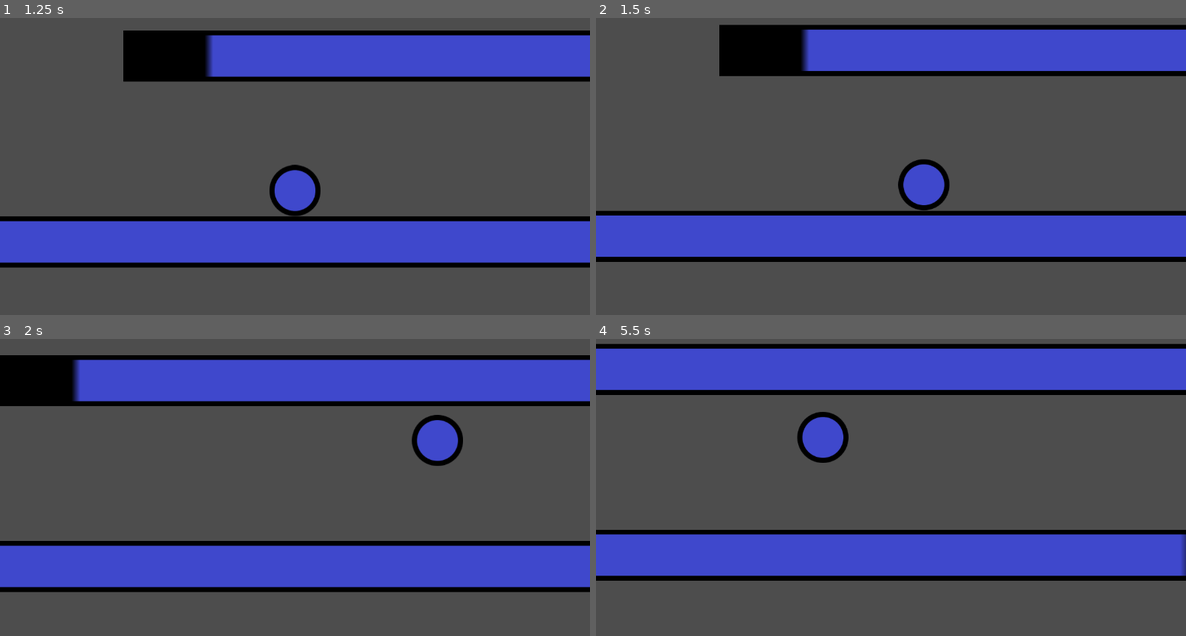
Above: before the commit, frames 1-4 (two rows, left to right).
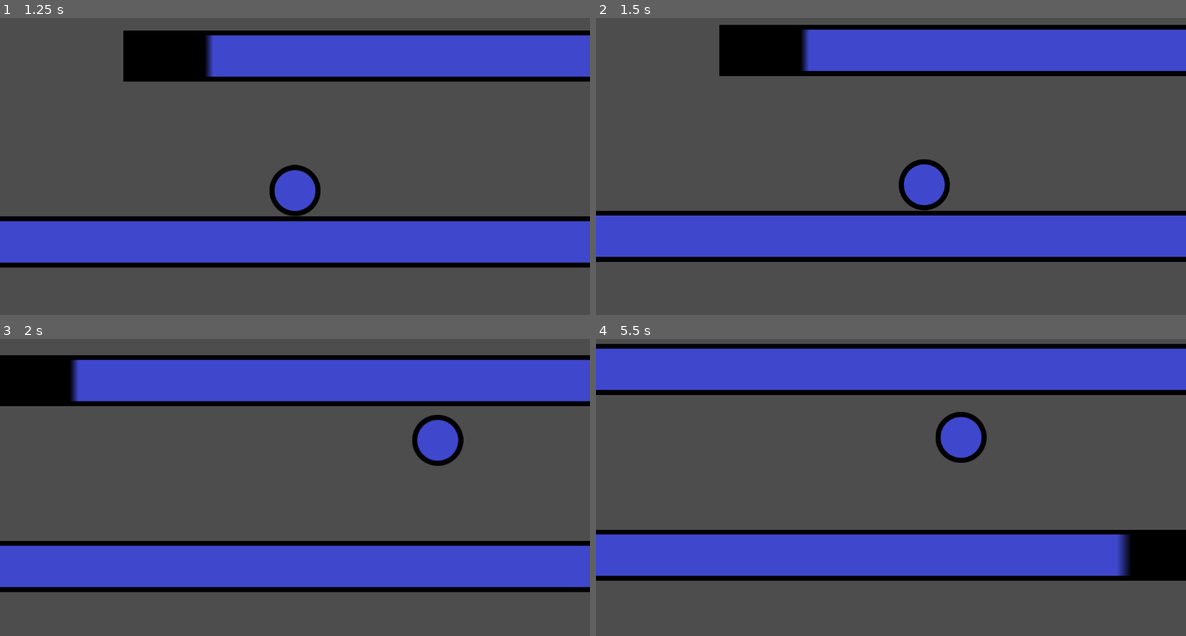
Above: after the commit, the same moments.

Repository: MetalBoy0/Bulgeon
Game: Godot game, scene res://Main Menu/MainMenu.tscn
Same seed, same stepped clock (60 frames per second), same inputs: the game is played once before the commit and once after it.
Inputs:
- Up to frame 1 (1.25 s): click "Start" at 0.5 s
- Up to frame 2 (1.5 s): hold D (move_right) from 1.28 s (still down)
- Up to frame 3 (2 s): keep holding D (move_right); tap W (jump) at 1.52 s
- Up to frame 4 (5.5 s): tap W (jump) at 2.27, 3.77, 4.52, 5.27 s; release D (move_right) at 2.78 s; hold A (move_left) 2.78-3.53 s; hold D (move_right) 3.53-5.03 s; hold A (move_left) from 5.03 s (still down)

Frame 1 is identical in both runs. In frame 2, less than 0.1% of the frame differs, in the area x 51-60%, y 48-64%; in frame 3, 0.2%; in frame 4, 4.0%, in the area x 34-100%, y 24-80%.

Commit message:
Tweaked drag to replace stopping movement

Diff:
--- a/Main.tscn
+++ b/Main.tscn
@@ -20,7 +20,7 @@
 acceleration = 50.0
 gravity = 1000.0
 jumpForce = 700.0
-drag = 0.2
+drag = 5.0
 
 [node name="Sprite2D" type="Sprite2D" parent="CharacterBody2D"]
 texture = ExtResource("2_nam2j")
--- a/Player Stuff/PlayerContoller.gd
+++ b/Player Stuff/PlayerContoller.gd
@@ -9,23 +9,29 @@
 
 # Called when the node enters the scene tree for the first time.
 
+var isMoving: bool = false
+
 func _physics_process(delta):
 	# Apply drag
-	velocity.x /= (1+drag*delta)
 
+	if !isMoving:
+		velocity.x /= (1+drag*delta)
+		print(velocity.x)
+
+	isMoving = false
 	# Process inputs
 	if Input.is_action_pressed("move_left"):
 		velocity.x = max(velocity.x - acceleration, -maxSpeed)
-	elif Input.is_action_just_released("move_left"):
-		velocity.x = 0
+		isMoving = true
 
 	if Input.is_action_pressed("move_right"):
 		velocity.x = min(velocity.x + acceleration, maxSpeed)
-	elif Input.is_action_just_released("move_right"):
-		velocity.x = 0
+		isMoving = true
 
 	if Input.is_action_just_pressed("jump") and is_on_floor():
 		velocity.y -= jumpForce
+
+
 
 	# Gravity
 	if !is_on_floor():
